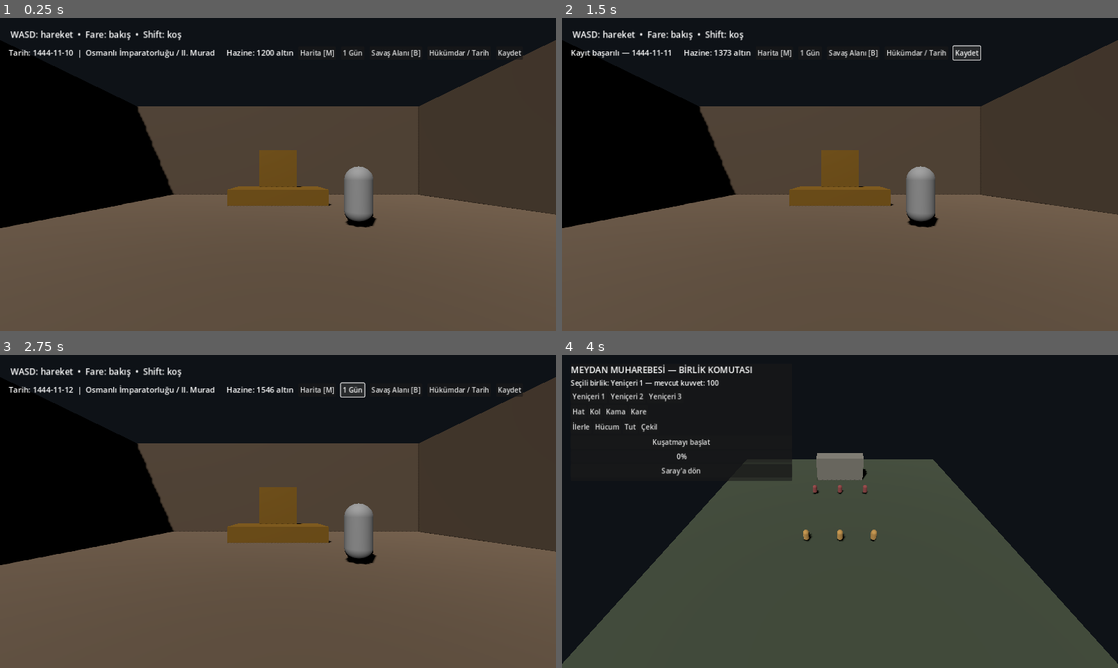
Above: before the commit, frames 1-4 (two rows, left to right).
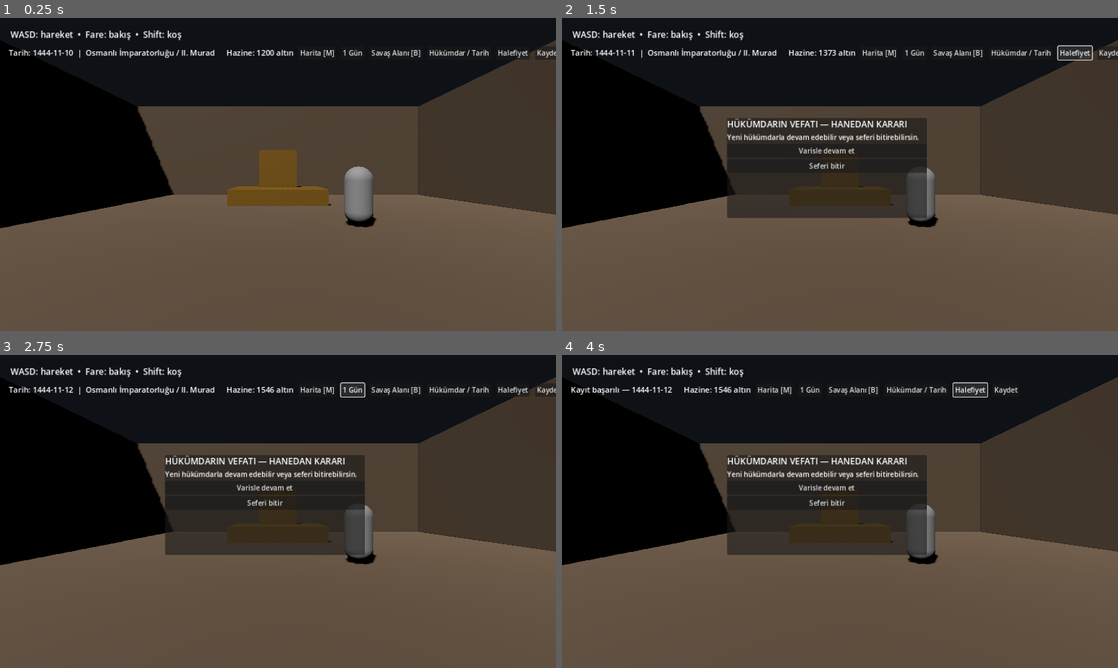
Above: after the commit, the same moments.

Repository: Yusuf-72/Dheu
Game: Godot game, scene res://scenes/palace.tscn
Same seed, same stepped clock (60 frames per second), same inputs: the game is played once before the commit and once after it.
Inputs (mouse positions are in pixels of both pictures, inside the frame that each line leads up to):
- Up to frame 1 (0.25 s): no input
- Up to frame 2 (1.5 s): click "1 Gün" at 0.5 s; click (1073, 52) at 1.25 s, where only the run after the commit has a clickable "Halefiyet"
- Up to frame 3 (2.75 s): click "1 Gün" at 2 s
- Up to frame 4 (4 s): click (828, 486) at 2.75 s, where only the run after the commit has a clickable "Varisle devam et"; click (967, 389) at 3.5 s, where only the run after the commit has a clickable "Halefiyet"

The runs differ from the first frame. In frame 1, 0.1% of the frame differs, in the area x 89-100%, y 10-13%; in frame 2, 13%; in frame 3, 11%; in frame 4, 67%, in the area x 0-100%, y 2-100%.

Commit message:
Add ruler death and player-controlled succession system

Diff:
--- a/godot/scripts/palace_manager.gd
+++ b/godot/scripts/palace_manager.gd
@@ -6,6 +6,7 @@
 var dialogue_choices: VBoxContainer
 var battle_commander: BattleCommander
 var map_panel: PanelContainer
+var succession_panel: PanelContainer
 var map_detail: Label
 var treasury_label: Label
 var date_label: Label
@@ -98,6 +99,10 @@
 	setup_button.text = "Hükümdar / Tarih"
 	setup_button.pressed.connect(_show_campaign_setup)
 	top.add_child(setup_button)
+	var succession_button := Button.new()
+	succession_button.text = "Halefiyet"
+	succession_button.pressed.connect(_show_succession)
+	top.add_child(succession_button)
 	var save_button := Button.new()
 	save_button.text = "Kaydet"
 	save_button.pressed.connect(_save_game)
@@ -108,6 +113,28 @@
 	map_panel.size = Vector2(720, 530)
 	hud.add_child(map_panel)
 	map_panel.visible = false
+	succession_panel = PanelContainer.new()
+	succession_panel.position = Vector2(380, 230)
+	succession_panel.size = Vector2(460, 230)
+	hud.add_child(succession_panel)
+	succession_panel.visible = false
+	var succession_layout := VBoxContainer.new()
+	succession_panel.add_child(succession_layout)
+	var succession_title := Label.new()
+	succession_title.text = "HÜKÜMDARIN VEFATI — HANEDAN KARARI"
+	succession_title.add_theme_font_size_override("font_size", 20)
+	succession_layout.add_child(succession_title)
+	var succession_info := Label.new()
+	succession_info.text = "Yeni hükümdarla devam edebilir veya seferi bitirebilirsin."
+	succession_layout.add_child(succession_info)
+	var heir_button := Button.new()
+	heir_button.text = "Varisle devam et"
+	heir_button.pressed.connect(_continue_as_heir)
+	succession_layout.add_child(heir_button)
+	var end_button := Button.new()
+	end_button.text = "Seferi bitir"
+	end_button.pressed.connect(_end_campaign)
+	succession_layout.add_child(end_button)
 	var columns := HBoxContainer.new()
 	map_panel.add_child(columns)
 	var left := VBoxContainer.new()
@@ -285,6 +312,8 @@
 	map_detail.text += "\n\nTahsil edildi: %d altın." % income
 
 func _advance_day() -> void:
+	if bool(SaveManager.campaign.get("ended", false)):
+		return
 	var current := Time.get_datetime_dict_from_datetime_string(str(SaveManager.campaign.get("date", "1444-11-10")), false)
 	var stamp := Time.get_unix_time_from_datetime_dict(current) + 86400
 	var next_date := Time.get_datetime_dict_from_unix_time(stamp)
@@ -295,6 +324,45 @@
 			daily_income += int(province.get("tax", 0))
 	SaveManager.campaign["treasury"] = int(SaveManager.campaign.get("treasury", 0)) + daily_income
 	_refresh_campaign_hud()
+	_check_succession()
+
+func _show_succession() -> void:
+	if succession_panel:
+		succession_panel.visible = true
+		if not is_mobile:
+			Input.mouse_mode = Input.MOUSE_MODE_VISIBLE
+
+func _check_succession() -> void:
+	if bool(SaveManager.campaign.get("ended", false)):
+		return
+	var ruler_name := str(SaveManager.campaign.get("ruler", ""))
+	var death_years := {"II. Murad": 1451, "II. Mehmed": 1481, "XI. Konstantinos": 1453, "Hunyadi Yanoş": 1456}
+	var death_year := int(death_years.get(ruler_name, 9999))
+	var current_year := int(str(SaveManager.campaign.get("date", "1444-01-01")).substr(0, 4))
+	if current_year >= death_year and not bool(SaveManager.campaign.get("succession_resolved", false)):
+		_show_succession()
+
+func _continue_as_heir() -> void:
+	if not bool(SaveManager.campaign.get("dynasty_continuation", true)):
+		_end_campaign()
+		return
+	var ruler_name := str(SaveManager.campaign.get("ruler", ""))
+	var heirs := {"II. Murad": "II. Mehmed", "II. Mehmed": "II. Bayezid", "Hunyadi Yanoş": "Matthias Corvinus"}
+	if not heirs.has(ruler_name):
+		_end_campaign()
+		return
+	SaveManager.campaign["ruler"] = heirs[ruler_name]
+	SaveManager.campaign["succession_resolved"] = false
+	succession_panel.visible = false
+	_refresh_campaign_hud()
+	_save_game()
+
+func _end_campaign() -> void:
+	SaveManager.campaign["ended"] = true
+	succession_panel.visible = false
+	if date_label:
+		date_label.text = "Sefer sona erdi — hanedan devam etmiyor."
+	_save_game()
 
 func _refresh_campaign_hud() -> void:
 	if date_label:
